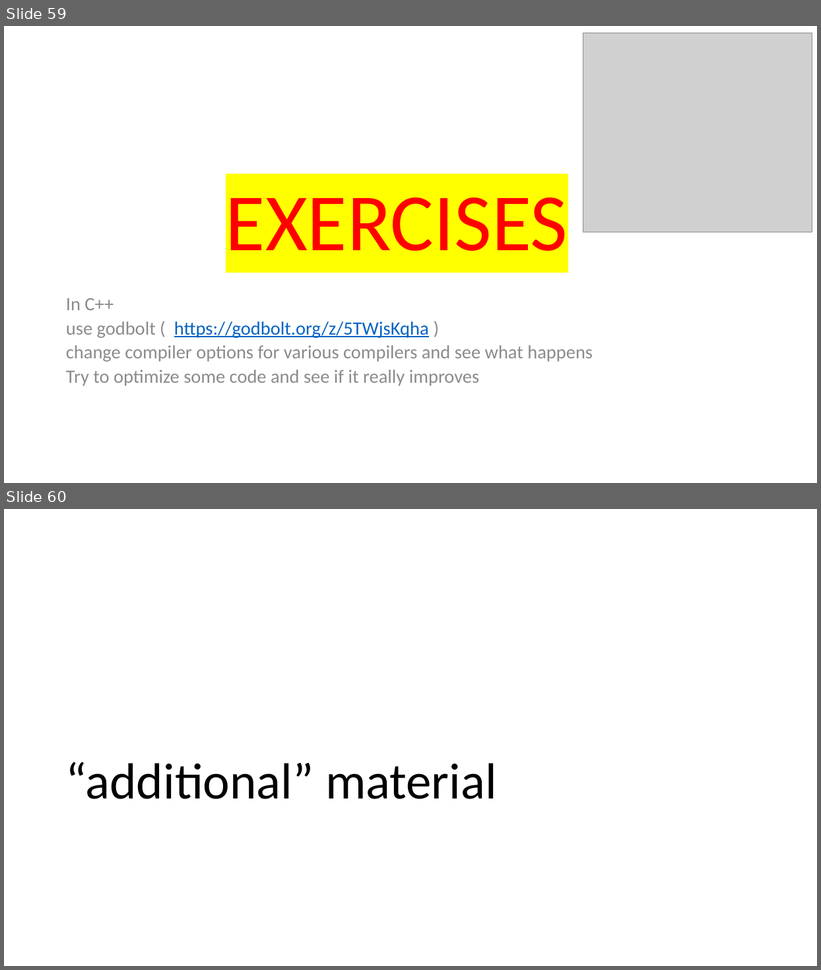
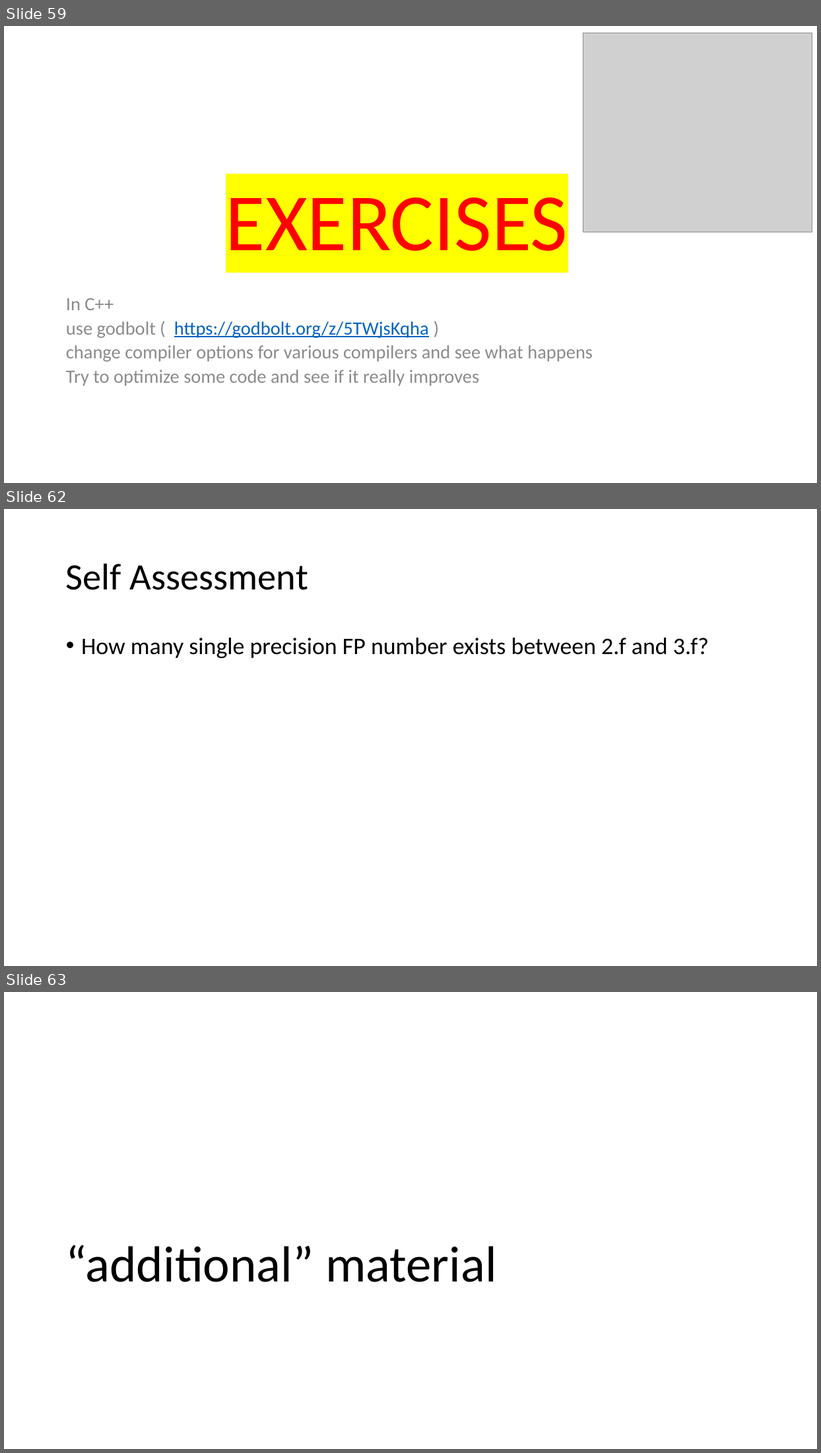
Before and after one commit to VinInn/FPCourse, a slide deck: Slides/FPforScientist.pptx. Shown one above the other, each under a label of ours: slides 59 and 60 before the commit, slides 59, 62 and 63 after it; the slides between them are not shown. The pictures are 821x970 and 821x1453 pixels, drawn with LibreOffice and Linux fonts; fonts in the diff are those of the drawing; grey boxes stand for pictures. Boxes give left, top, right and bottom in pixels: in the first picture for what was removed or moved away, otherwise in the second. Text is boxed around its words. In the diff, an @@ line names an element or a change of style, - is before the commit and + after.

```diff
--- a/Slides/FPforScientist.pptx
+++ b/Slides/FPforScientist.pptx
@@ slide 62 added at (x1=4, y1=509, x2=817, y2=966), background #FFFFFF @@
@@ title added at (x1=66, y1=563, x2=308, y2=590), 44 pt, text #000000 @@
+Self Assessment
@@ text added at (x1=81, y1=638, x2=709, y2=658), 28 pt, text #000000 @@
+• How many single precision FP number exists between 2.f and 3.f?
@@ what was slide 60 is now slide 63 @@
```
Also in this commit, not shown: 6 slides changed, 2 other slides added.
